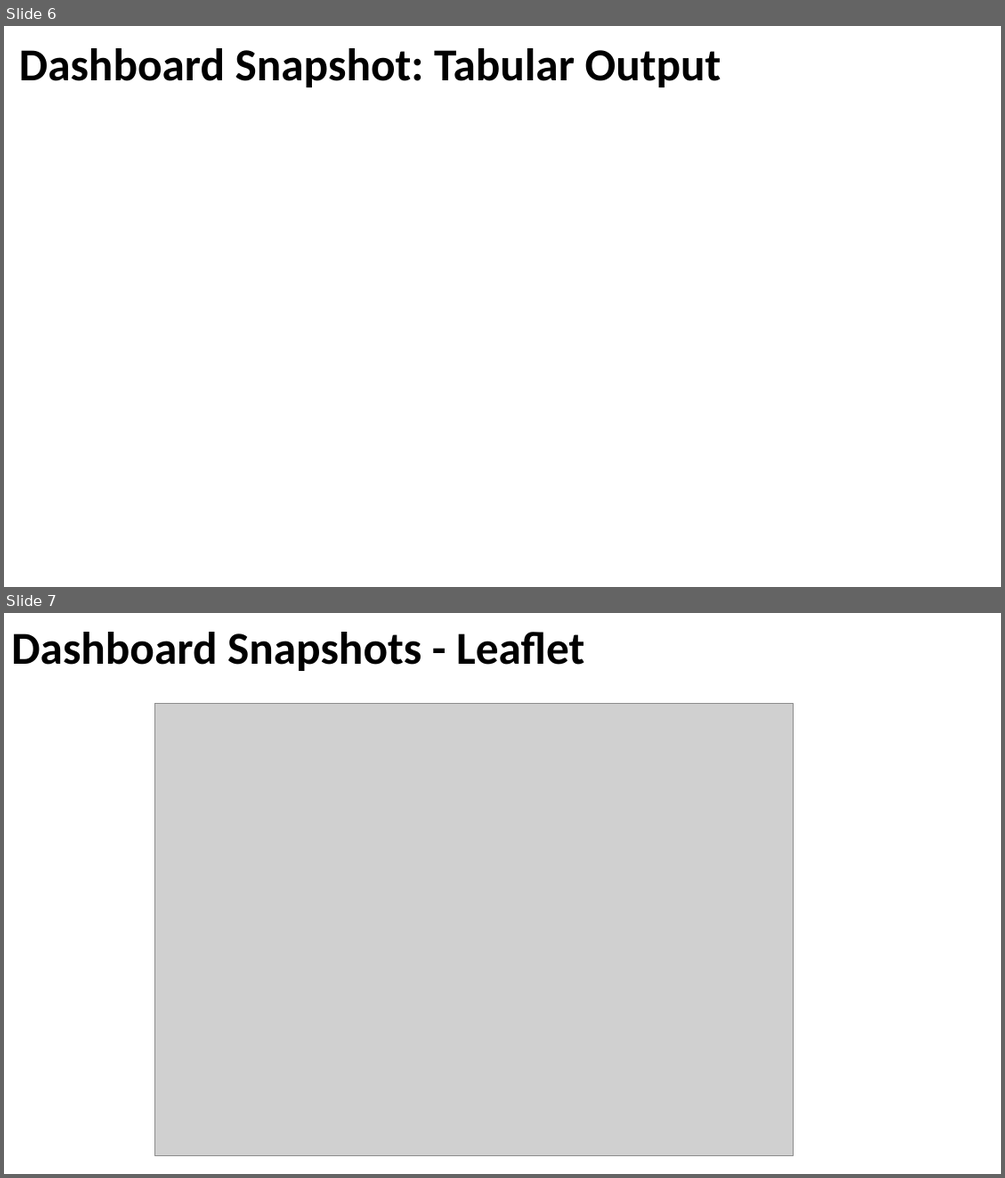
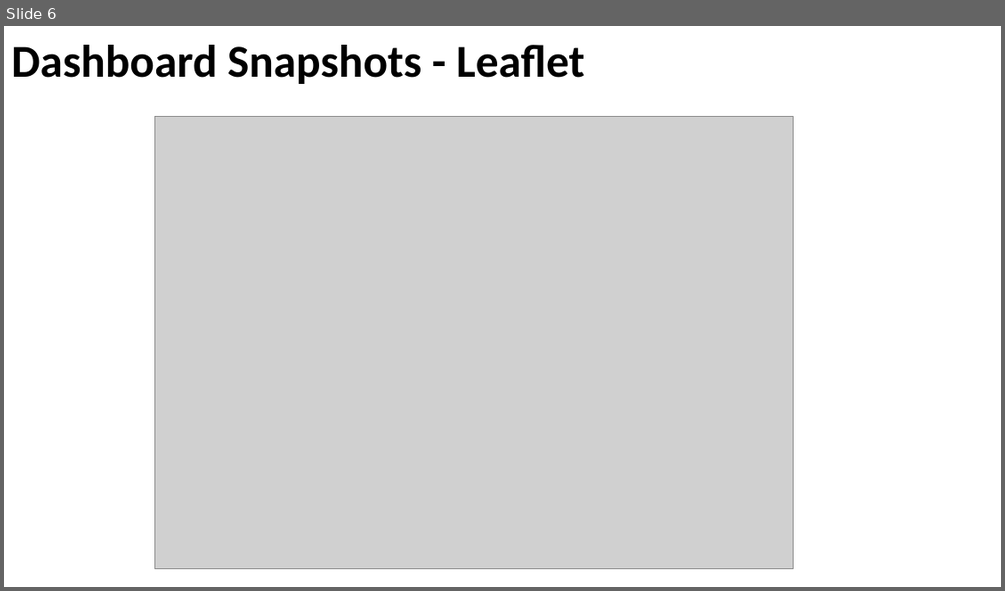
Before and after one commit to jamiedeguz/weatherornot, a slide deck: Presentation.pptx. Shown one above the other, each under a label of ours: slides 6 and 7 before the commit, slide 6 after it. The pictures are 1005x1178 and 1005x591 pixels, drawn with LibreOffice and Linux fonts; fonts in the diff are those of the drawing; grey boxes stand for pictures; background and template pictures are left out. Boxes give left, top, right and bottom in pixels: in the first picture for what was removed or moved away, otherwise in the second. Text is boxed around its words. In the diff, an @@ line names an element or a change of style, - is before the commit and + after.

```diff
--- a/Presentation.pptx
+++ b/Presentation.pptx
@@ slide 6 removed at [4,26,1001,587], background picture (left out) @@
@@ title removed at [19,48,721,87] @@
-Dashboard Snapshot: Tabular Output
@@ what was slide 7 is now slide 6 @@
```
Also in this commit, not shown: 2 slides changed, 4 other files.
